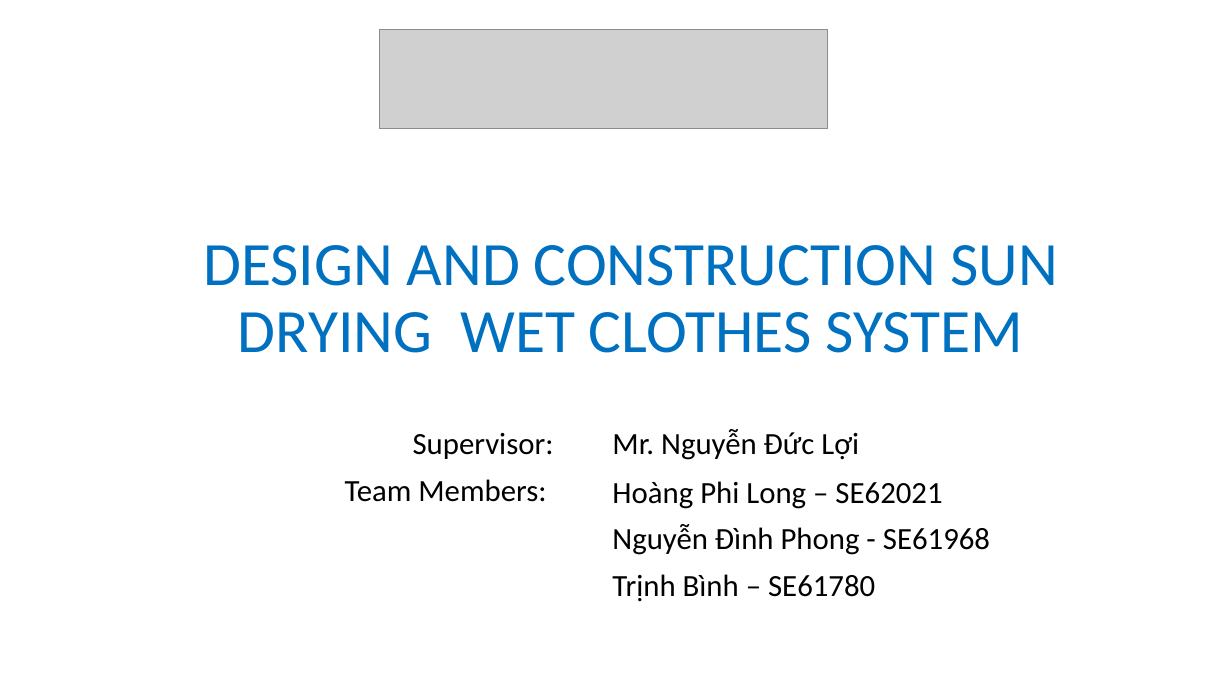
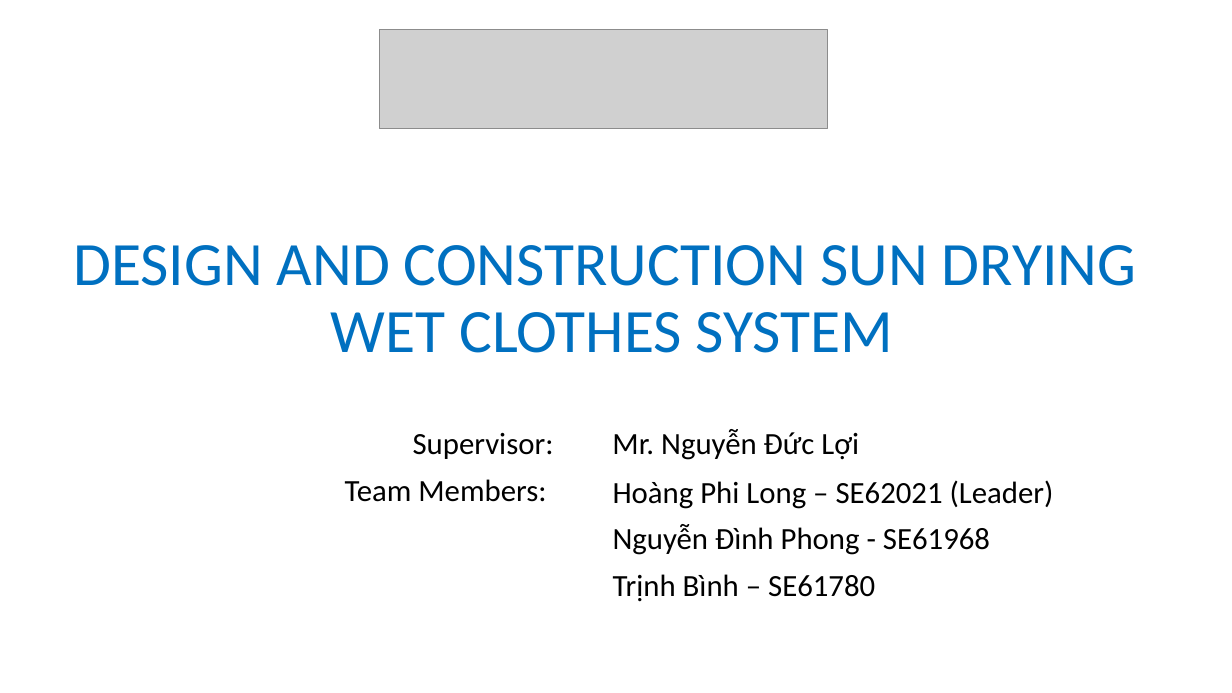
Before and after one commit to longhoang0304/DCDCS_Documentation, a slide deck: slide 1 of Final-Presentation.pptx. Drawn at 1232x693 pixels with LibreOffice and Linux fonts; fonts in the diff are those of the drawing; grey boxes stand for pictures. Boxes give left, top, right and bottom in pixels: in the first picture for what was removed or moved away, otherwise in the second. Text is boxed around its words. In the diff, an @@ line names an element or a change of style, - is before the commit and + after.

```diff
--- a/Final-Presentation.pptx
+++ b/Final-Presentation.pptx
@@ title "DESIGN AND CONSTRUCTION SUN DRYING ..." rewrapped from <box>203,245,1057,353</box> to <box>73,245,1136,353</box> @@
@@ text at <box>613,480,1054,509</box>: text changed @@
-Hoàng Phi Long – SE62021
+Hoàng Phi Long – SE62021 (Leader)
```
Also in this commit, not shown: 3 other slides changed, 31 slides added, 11 slides removed, 2 other files.
